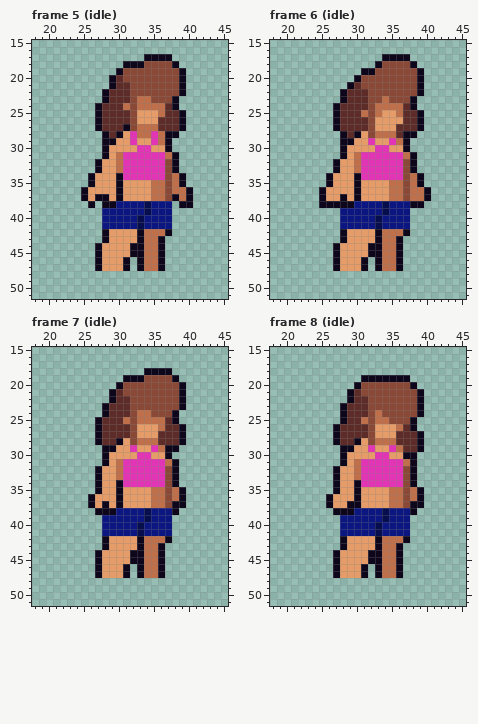
Pixel-art file -- assets/character/female_character_ase.ase. The first picture shows the starting point.
64x64 pixels, 27 frames. Shown: frame 5 (idle): x 18..45, y 15..51; frame 6 (idle): x 18..45, y 15..51; frame 7 (idle): x 18..45, y 15..51; frame 8 (idle): x 18..45, y 15..51. The commit also changed other frames, which this record leaves out.
After:
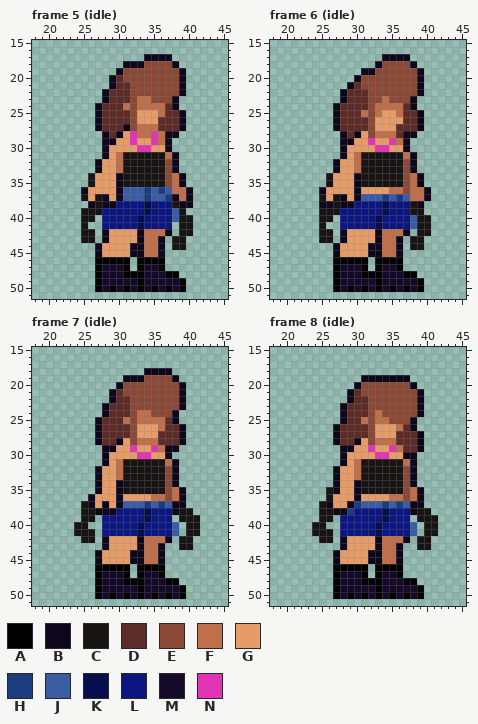
Palette (. is transparent): A #000000  B #0e071b  C #191414  D #5d2c28  E #8a4836  F #bf6f4a  G #e69c69  H #1c3c80  J #395ca5  K #070e4e  L #0b1680  M #150a29  N #e235b5
From old to new:
layer "top2" now shown
layer "bottom1" now shown
layer "boots1" now shown
layer "boots2" now shown
Changed rows in their new state; - is an unchanged pixel.
Frame 5 (idle), layers "boots2", "bottom1", "top2":
first column x 25:
31 ------CCCCCC----
32 ------CCCCCC----
33 ------CCCCCC----
34 -C----CCCCCC----
35 -C----CCCCCC----
36 ------JJJHJHJ---
37 C-C---JJJHJJH---
38 --C----------C--
39 CCC----------JC-
40 CC-----------JCC
41 C-------------CC
42 CC------------CC
43 CC-----------CC-
44 -------------CC-
46 --AAAAA-AAAA----
47 --AMMMA-AMMA----
48 --AMMMAAAMMMAA--
49 --AMMMMMAMMMMMA-
50 --AMAMAMAMAMAMA-
Frame 6 (idle), layers "boots2", "bottom1", "top2":
first column x 25:
31 ------CCCCCC----
32 ------CCCCCC----
33 ------CCCCCC----
34 -C----CCCCCC----
35 -C----CCCCCC----
37 C-C---JJJHJHJ---
38 --C----------C--
39 CCC----------CC-
40 CC-----------JCC
41 C------------JCC
42 CC------------CC
43 CC-----------CC-
44 -------------CC-
46 --AAAAA-AAAA----
47 --AMMMA-AMMA----
48 --AMMMAAAMMMAA--
49 --AMMMMMAMMMMMA-
50 --AMAMAMAMAMAMA-
Frame 7 (idle), layers "boots2", "bottom1", "top2":
first column x 24:
31 -------CCCCCC-----
32 -------CCCCCC-----
33 -------CCCCCC-----
34 -------CCCCCC-----
35 -------CCCCCC-----
37 -C-----JJJHJHJ----
38 -CC------------CC-
39 -CC------------CCC
40 CC------------J-CC
41 CCC-----------J-CC
42 -CC------------CC-
43 ---------------CC-
46 ---AAAAA-AAAA-----
47 ---AMMMA-AMMA-----
48 ---AMMMAAAMMMAA---
49 ---AMMMMMAMMMMMA--
50 ---AMAMAMAMAMAMA--
Frame 8 (idle), layers "boots2", "bottom1", "top2":
first column x 24:
31 -------CCCCCC-----
32 -------CCCCCC-----
33 -------CCCCCC-----
34 -------CCCCCC-----
35 --C----CCCCCC-----
36 --C---------------
37 -C----HJJJHJHJ----
38 -CC--H---------CC-
39 -CC------------CCC
40 CC------------J-CC
41 CCC-----------J-CC
42 -CC------------CC-
43 ---------------CC-
46 ---AAAAA-AAAA-----
47 ---AMMMA-AMMA-----
48 ---AMMMAAAMMMAA---
49 ---AMMMMMAMMMMMA--
50 ---AMAMAMAMAMAMA--
Where, in picture pixels (left, top, right, bottom), the same in both pictures:
changed: (81, 152, 193, 292)
changed: (319, 152, 431, 292)
changed: (74, 459, 200, 599)
changed: (312, 459, 438, 599)
